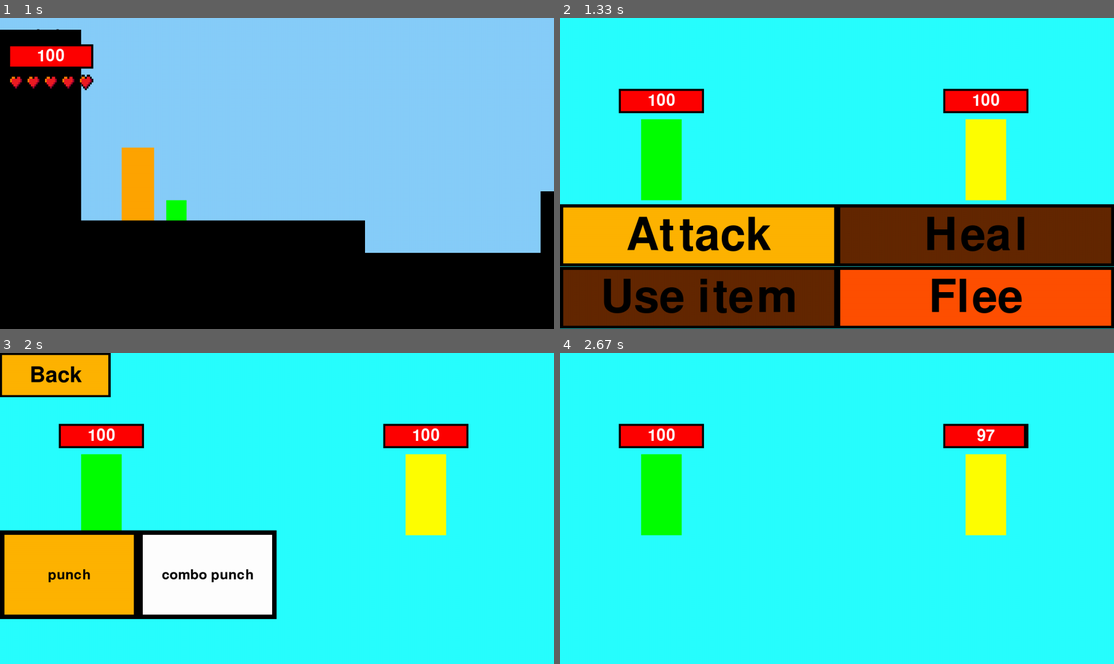
Above: before the commit, frames 1-4 (two rows, left to right).
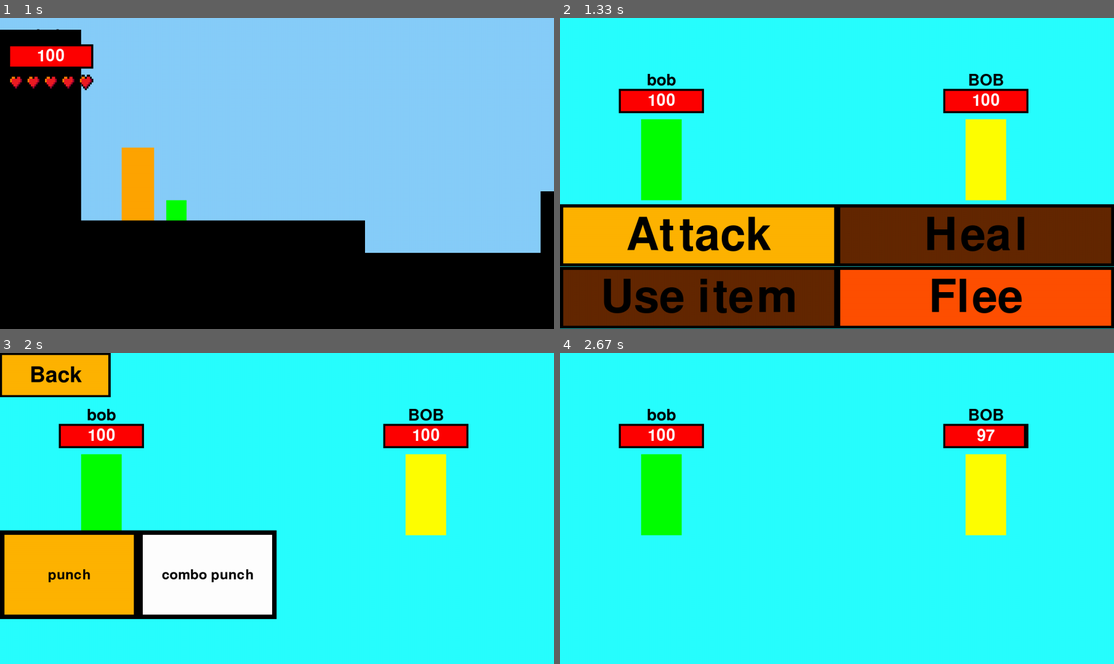
Above: after the commit, the same moments.

Repository: cast-hen/titanic_escape
Game: pygame game, started from main.py
Same seed, same stepped clock (60 frames per second), same inputs: the game is played once before the commit and once after it.
Inputs (mouse positions are in pixels of both pictures, inside the frame that each line leads up to):
- Up to frame 1 (1 s): click (277, 173) at 0.38 s; tap Enter at 0.67 s
- Up to frame 2 (1.33 s): hold A from 1 s (still down); move the mouse to (859, 210) at 1.03 s
- Up to frame 3 (2 s): release A at 1.53 s; click (88, 583) at 1.62 s; click "combo punch" at 1.95 s
- Up to frame 4 (2.67 s): no input

Frame 1 is identical in both runs. In frame 2, 0.3% of the frame differs, in the area x 15-80%, y 17-22%; in frame 3, 0.3%; in frame 4, 0.3%.

Commit message:
def eind verbeteren, fighting_functions.py herschrijven

Diff:
--- a/common.py
+++ b/common.py
@@ -177,16 +177,17 @@
     time.sleep(3)
 
 
-def eind():
+def eind(name):
     """
     Shows the credit screen and waits until the menu button is pressed.
     :return none:
     """
+    screen.fill('black')
     fireworkWord("Thanks for playing", 120)
-    screen.fill('green')
     buttonMenu = button(WIDTH / 2 - 100, HEIGHT / 2 + 100, 200, 80, 'grey', 'darkgrey', "menu", 'white', 50,
                         'white')
-    textPrint("You won!!", 100, 'white', (WIDTH / 2, HEIGHT / 2 - 100))
+    textPrint(name, 100, 'white', (WIDTH / 2, HEIGHT / 2 - 220))
+    textPrint("escaped the Titanic!", 100, 'white', (WIDTH / 2, HEIGHT / 2 - 100))
     textPrint("Berend Sulman, Branko Opdam,", 40, 'white',
               (WIDTH / 2, HEIGHT / 2 - 20))
     textPrint("Maarten van Ammers & Stijn Zwart", 40, 'white',
--- a/fighting_functions.py
+++ b/fighting_functions.py
@@ -54,15 +54,11 @@
         pygame.draw.rect(screen, (0, 0, 0), pygame.Rect(945, 175, 210, 60))
         pygame.draw.rect(screen, (255, 0, 0), pygame.Rect(150, 180, 200 * (playerCurrentHealth / player.maxHitpoints), 50))
         pygame.draw.rect(screen, (255, 0, 0), pygame.Rect(950, 180, 200 * (enemyCurrentHealth / enemy.hitpoints), 50))
-        healthFont = pygame.font.Font("freesansbold.ttf", 40)
-        healthTextPlayer = healthFont.render(str(playerCurrentHealth), True, (255, 255, 255))
-        healthTextEnemy = healthFont.render(str(enemyCurrentHealth), True, (255, 255, 255))
-        healthTextPlayerRect = healthTextPlayer.get_rect()
-        healthTextEnemyRect = healthTextEnemy.get_rect()
-        healthTextPlayerRect.center = (250, 205)
-        healthTextEnemyRect.center = (1050, 205)
-        screen.blit(healthTextPlayer, healthTextPlayerRect)
-        screen.blit(healthTextEnemy, healthTextEnemyRect)
+
+        textPrint(str(playerCurrentHealth), 40, 'white', (250, 205))
+        textPrint(str(enemyCurrentHealth), 40, 'white', (1050, 205))
+        textPrint(player.name, 40, 'black', (250, 155))
+        textPrint(enemy.name, 40, 'black', (1050, 155))
     def scrollText(text, colour, location, size, scrollTime):
         """
         Scrolls a given text across the screen for a given time
@@ -440,7 +436,7 @@
         time.sleep(0.01)
         pygame.display.update()
     #returning the values if the fight is over
-    return [result, playerCurrentHealth]
+    return result, playerCurrentHealth
 
 def chooseNewAttack(options):
     """
--- a/parkour_functies.py
+++ b/parkour_functies.py
@@ -319,7 +319,7 @@
             playerObject.draw(screen, CameraPosx)
 
         elif scene == 13:
-            eind()
+            eind(player.name)
             return "Menu"
 
         player.displayInfo()
